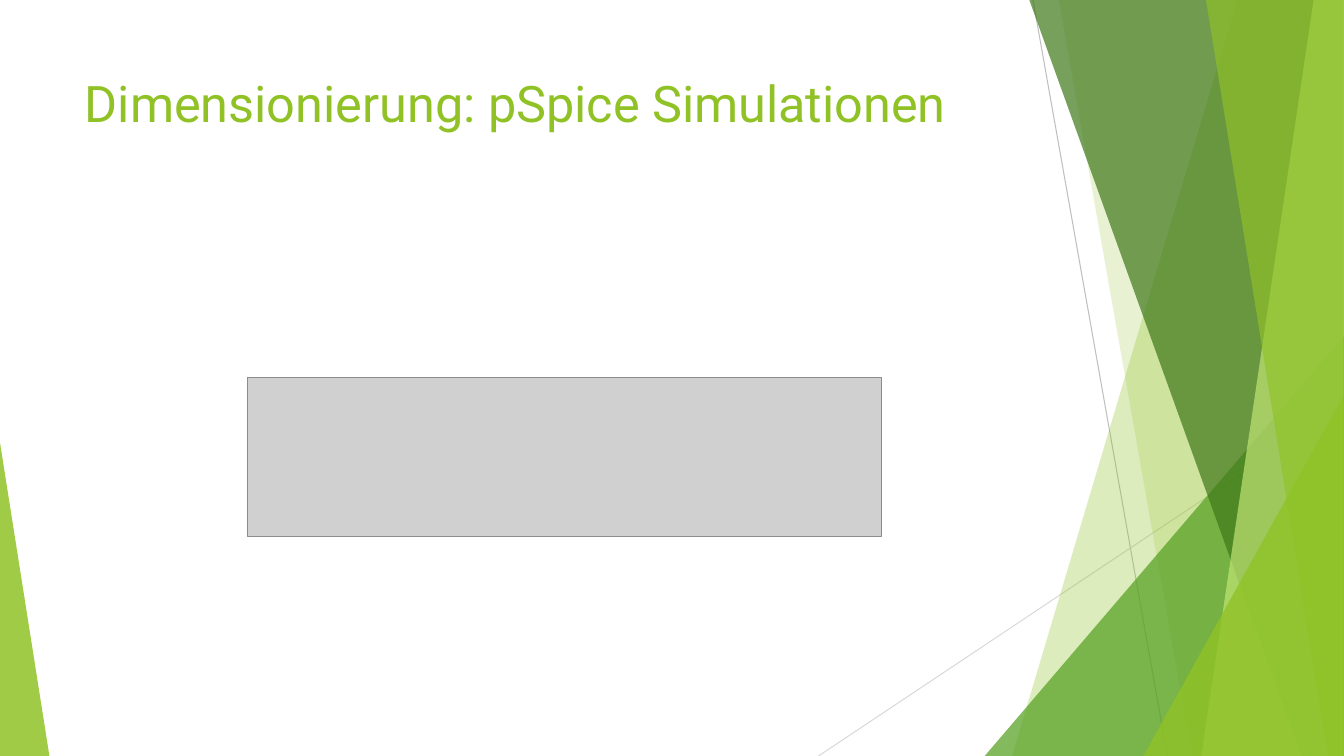
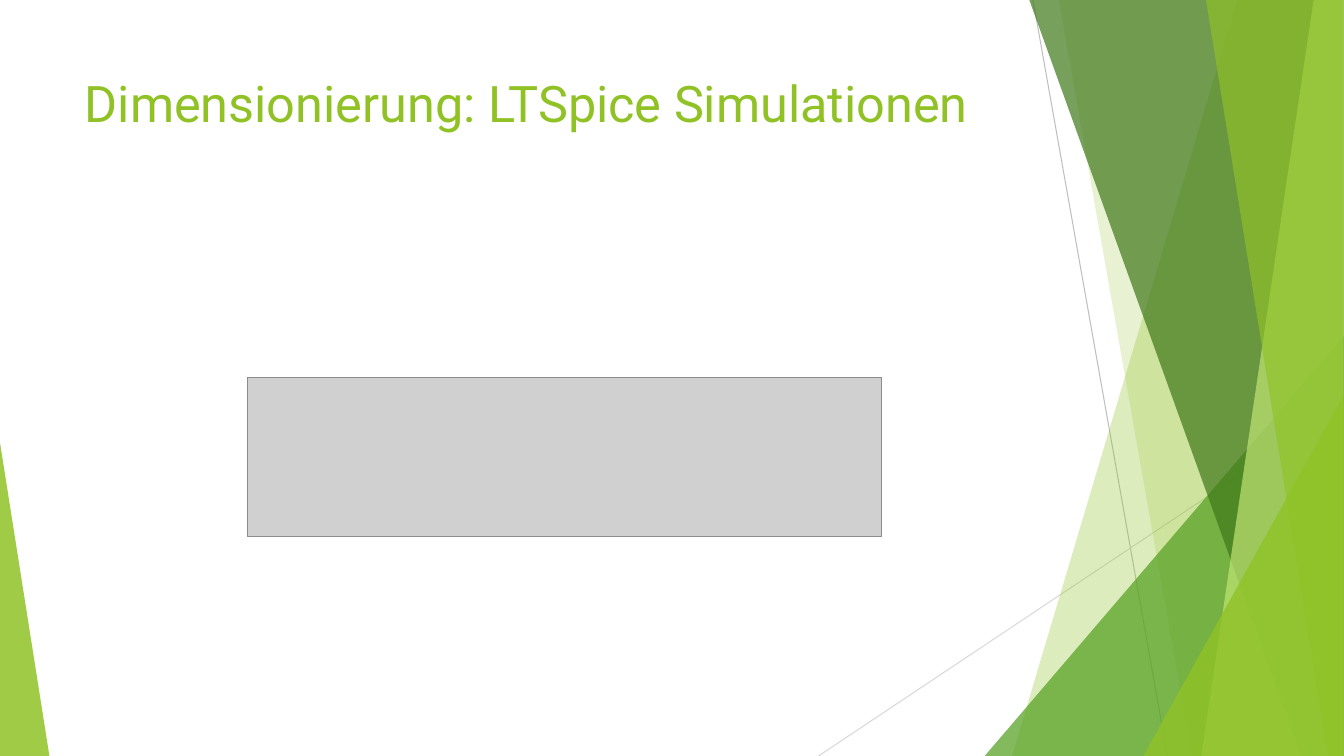
Before and after one commit to gheimsch/Pulse_oximetry, a slide deck: slide 9 of Bericht/Oxymeter.pptx. Drawn at 1344x756 pixels with LibreOffice and Linux fonts; fonts in the diff are those of the drawing; grey boxes stand for pictures. Boxes give left, top, right and bottom in pixels: in the first picture for what was removed or moved away, otherwise in the second. Text is boxed around its words. In the diff, an @@ line names an element or a change of style, - is before the commit and + after.

```diff
--- a/Bericht/Oxymeter.pptx
+++ b/Bericht/Oxymeter.pptx
@@ title at [85, 84, 967, 133]: text changed @@
-Dimensionierung: pSpice Simulationen
+Dimensionierung: LTSpice Simulationen
```
Also in this commit, not shown: 5 other slides changed, 2 slides added, 1 slide removed, 1 other file.
